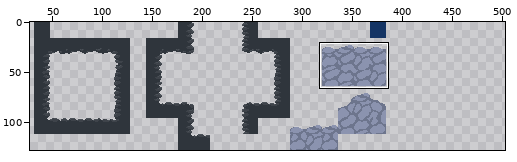
Pixel-art file -- assets/walls.aseprite. The picture above shows the old version from afar; the outline marks the close-up.
Close-up. First the earlier version:
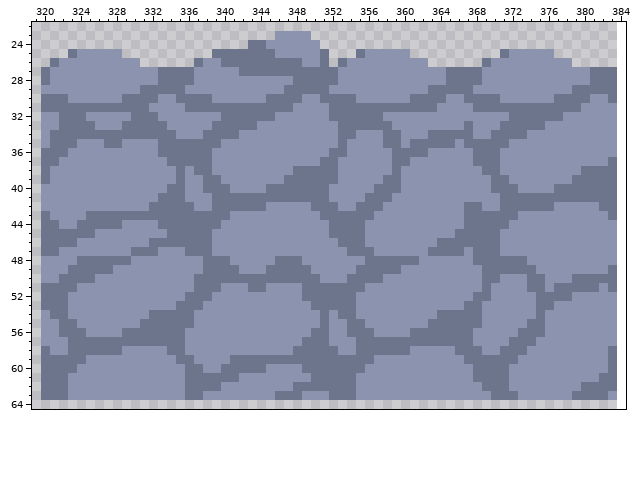
384x128 pixels, 1 frame. Colours within 5 levels of each other are drawn and written as one. Shown: x 319..384, y 22..64. The old version is drawn lined up with the new one, on the new canvas. The wide view leaves out empty margins. The commit also changed other parts of the picture, which this record leaves out.
The same view after the edit:
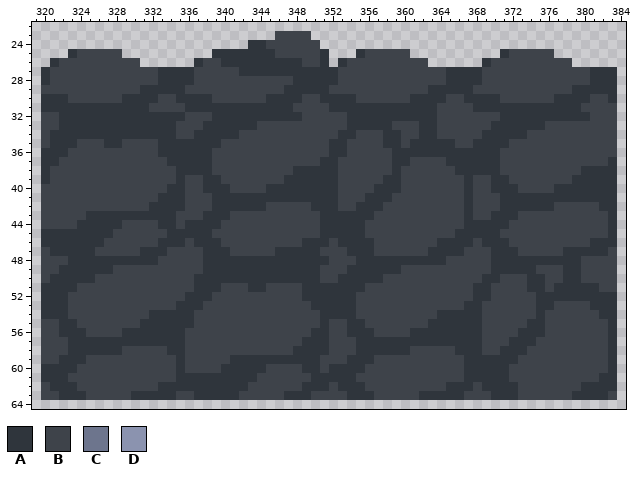
Palette (. is transparent): A #2f353c  B #3e434a  C #6d758d  D #8b93af
The exact change:
canvas 384x128 -> 512x128
Changed rows in their new state; - is an unchanged pixel.
first column x 320:
23 --------------------------BBBB----------------------------------
24 -----------------------AABBBBBB---------------------------------
25 ---ABBBBB----------AAAAAAABBBBBA---ABBBBB----------ABBBBB-------
26 -ABBBBBBBBB------ABBAAAAAAAAABBA-ABBBBBBBBB------ABBBBBBBBB-----
27 ABBBBBBBBBBBBAAAABBBBBAAAAAAAAAAABBBBBBBBBBBBAAAABBBBBBBBBBBBAAA
28 ABBBBBBBBBBBBAAAABBBBBBBBBBBAAAAABBBBBBBBBBBBAAAABBBBBBBBBBBBAAA
29 BBBBBBBBBBBAAAAABBBBBBBBBBBAAAAABBBBBBBBBBBAAAAABBBBBBBBBBBAAAAA
30 AAABBBBBBAAAABBAAAABBBBBBAAAABBAAAABBBBBBAAAABBAAAABBBBBBAAAABBA
31 AAAAAAAAAAAABBBBAAAAAAAAAAAABBBBAAAAAAAAAAAABBBBAAAAAAAAAAAABBBB
32 BBAAAAAAAAAAAAAABBBAAAAAAAAAABBBBBAAAAAAAAAABBBBBBBAAAAAAAAAABBB
33 BBAAAAAAAAAAAAABBBAAAAAABBBBBBBBBBAAAAABBBAABBBBBBAAAAAABBBBBBBB
34 BAAAAAAAAAAAAAABBAAAAABBBBBBBBBBBAABBBAABBAABBBBBAAAAABBBBBBBBBB
35 BAAABBBAABBBBAAAAAAABBBBBBBBBBBBAABBBBAABAAAAABBAAAABBBBBBBBBBBB
36 AAABBBBBBBBBBAAAAAABBBBBBBBBBBBBAABBBBBAAAAAAAAAAAABBBBBBBBBBBBB
37 AABBBBBBBBBBBBAAAAABBBBBBBBBBBBAABBBBBBAABBBBAAAAAABBBBBBBBBBBBA
38 ABBBBBBBBBBBBBBAAAABBBBBBBBBAAAAABBBBBBABBBBBBAAAAABBBBBBBBBAAAA
39 ABBBBBBBBBBBBBBABBAABBBBBBBAAAAAABBBBBAABBBBBBBABBAABBBBBBBAAAAA
40 BBBBBBBBBBBBBBAABBAAABBBBAAAAAAAABBBBAAABBBBBBBABBAAABBBBAAAAAAA
41 BBBBBBBBBBBBBAAABBBAAAAAAAAAAAAAABBBAAABBBBBBBBABBBAAAAAAAAAAAAA
42 BBBBBBBBBBBBAAAABBBAAAAAABBBBBAAABBAAABBBBBBBBBABBBAAAAAABBBBBAA
43 BBBBBAAAAAAAAAABBBAAABBBBBBBBBBAAAAAABBBBBBBBBBABBAAABBBBBBBBBBA
44 BBBBAAAAABBBBAABAAAABBBBBBBBBBBAAAAABBBBBBBBBBBAAAAABBBBBBBBBBBA
45 AAAAAAAABBBBBBAAAAABBBBBBBBBBBBAAAAABBBBBBBBBBAAAAABBBBBBBBBBBBA
46 AAAAAAABBBBBBAAABAAABBBBBBBBBAAABAAAABBBBBBBAAAABAAABBBBBBBBBAAA
47 BAAAAABBBBBAAABBBBAAABBBBBAAAAABBBAAABBBBBBAAAABBBAAABBBBBAAAAAB
48 BBBAAAAAAAAAABBBBBAAAAAAAAAAAAAABBBAAAAAAAAAABBBBBAAAAAAAAAABBBB
49 BBAAAAAABBBBBBBBBBAAAAAAAAAAAAABBBAAAAAABBBBBBBBBBAAAAABBBAABBBB
50 BAAAAABBBBBBBBBBBAAAAAAAAAAAAAABBAAAAABBBBBBBBBBBAABBBAABBAABBBB
51 AAAABBBBBBBBBBBBBAAABBBAABBBBAAAAAAABBBBBBBBBBBBAABBBBAABAAAAABB
52 AAABBBBBBBBBBBBBAAABBBBBBBBBBAAAAAABBBBBBBBBBBBBAABBBBBAAAAAAAAA
53 AAABBBBBBBBBBBBAAABBBBBBBBBBBBAAAAABBBBBBBBBBBBAABBBBBBAABBBBAAA
54 AAABBBBBBBBBAAAAABBBBBBBBBBBBBBAAAABBBBBBBBBAAAAABBBBBBABBBBBBAA
55 BBAABBBBBBBAAAAAABBBBBBBBBBBBBBABBAABBBBBBBAAAAAABBBBBAABBBBBBBA
56 BBAAABBBBAAAAAAABBBBBBBBBBBBBBAABBAAABBBBAAAAAAAABBBBAAABBBBBBBA
57 BBBAAAAAAAAAAAAABBBBBBBBBBBBBAAABBBAAAAAAAAAAAAAABBBAAABBBBBBBBA
58 BBBAAAAAABBBBBAABBBBBBBBBBBBAAAABBBAAAAAABBBBBAAABBAAABBBBBBBBBA
59 BBAAABBBBBBBBBBABBBBBAAAAAAAAAABBBAAABBBBBBBBBBAAAAAABBBBBBBBBBA
60 AAAABBBBBBBBBBBABBBBAAAAABBBBAABAAAABBBBBBBBBBBAAAAABBBBBBBBBBBA
61 AAABBBBBBBBBBBBAAAAAAAAABBBBBBAAAAABBBBBBBBBBBBAAAAABBBBBBBBBBAA
62 BAAABBBBBBBBBAAAAAAAAAABBBBBBAAABAAABBBBBBBBBAAABAAAABBBBBBBAAAA
63 BBAAABBBBBAAAAABBAAAAABBBBBAAABBBBAAABBBBBAAAAABBBAAABBBBBBAAAAB
Boxes around the changes in both close-ups, in picture pixels (x1, y1, x2, y2):
changed: (41, 31, 617, 400)
